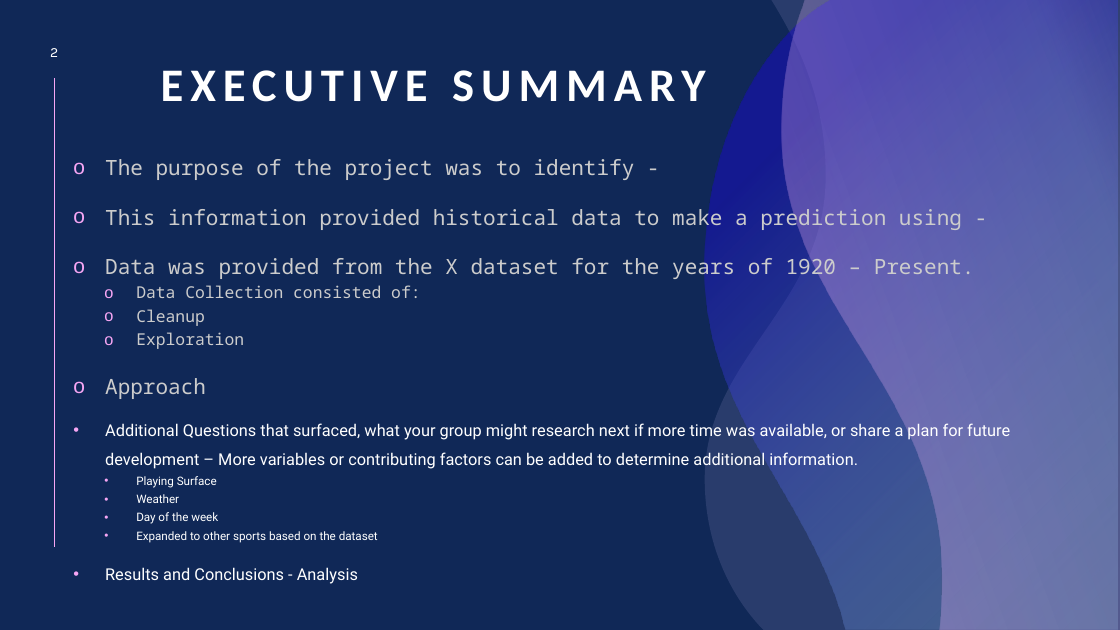
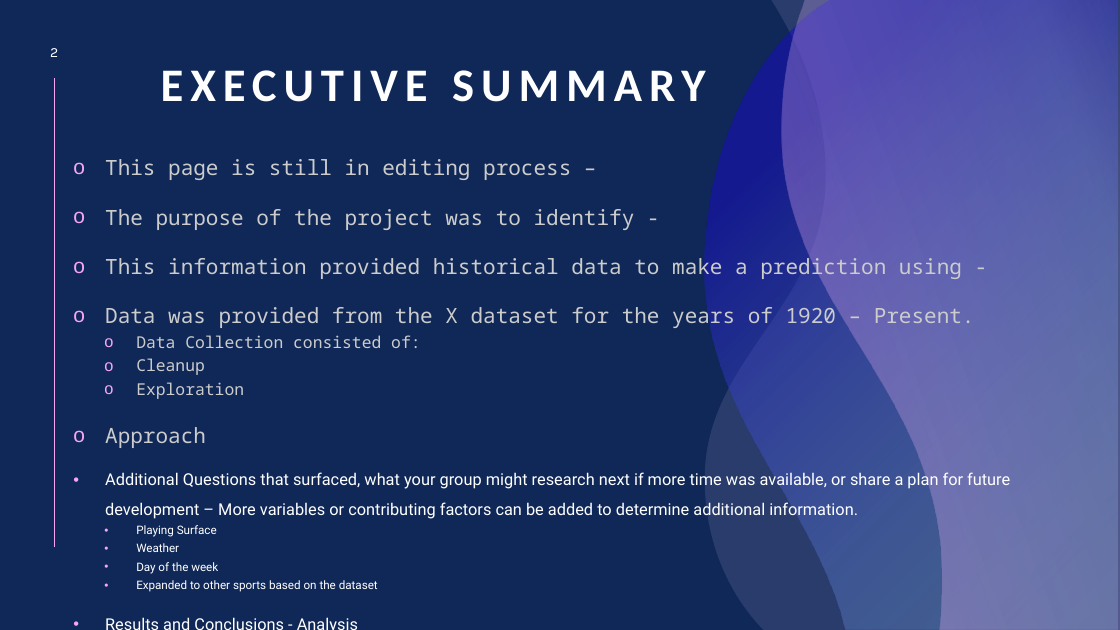
Before and after one commit to itsakcode/healthcare_project, a slide deck: slide 2 of Project_2_Presentation.pptx. Drawn at 1120x630 pixels with LibreOffice and Linux fonts; fonts in the diff are those of the drawing. Boxes give left, top, right and bottom in pixels: in the first picture for what was removed or moved away, otherwise in the second. Text is boxed around its words. In the diff, an @@ line names an element or a change of style, - is before the commit and + after.

```diff
--- a/Project_2_Presentation.pptx
+++ b/Project_2_Presentation.pptx
@@ text at box(105, 159, 571, 180): paragraph added @@
+o This page is still in editing process –
```
Also in this commit, not shown: 6 other slides changed, 17 slides added, 5 slides removed.
